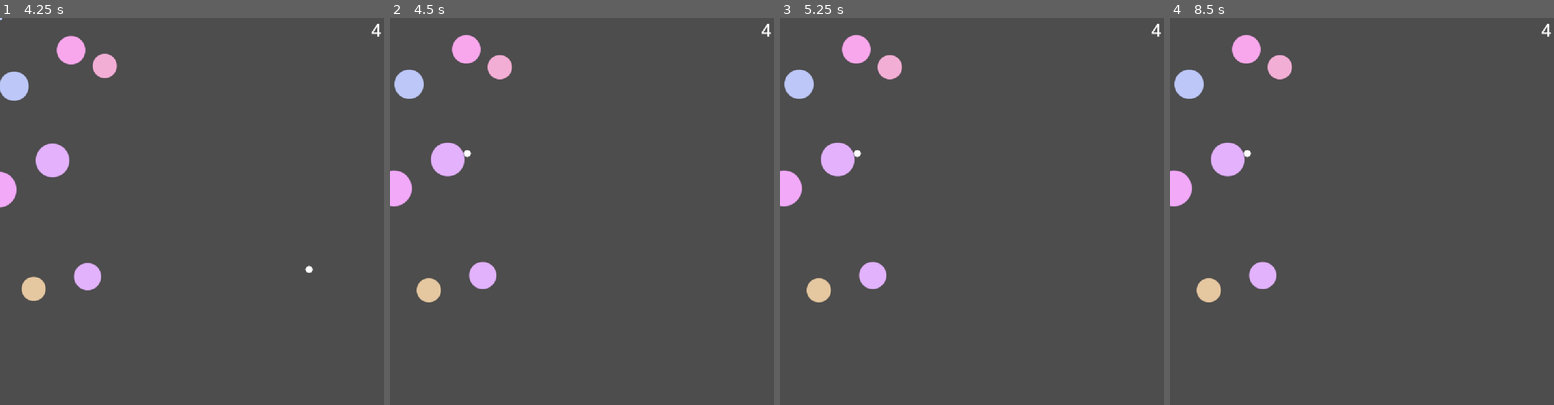
Above: before the commit, frames 1-4 (left to right).
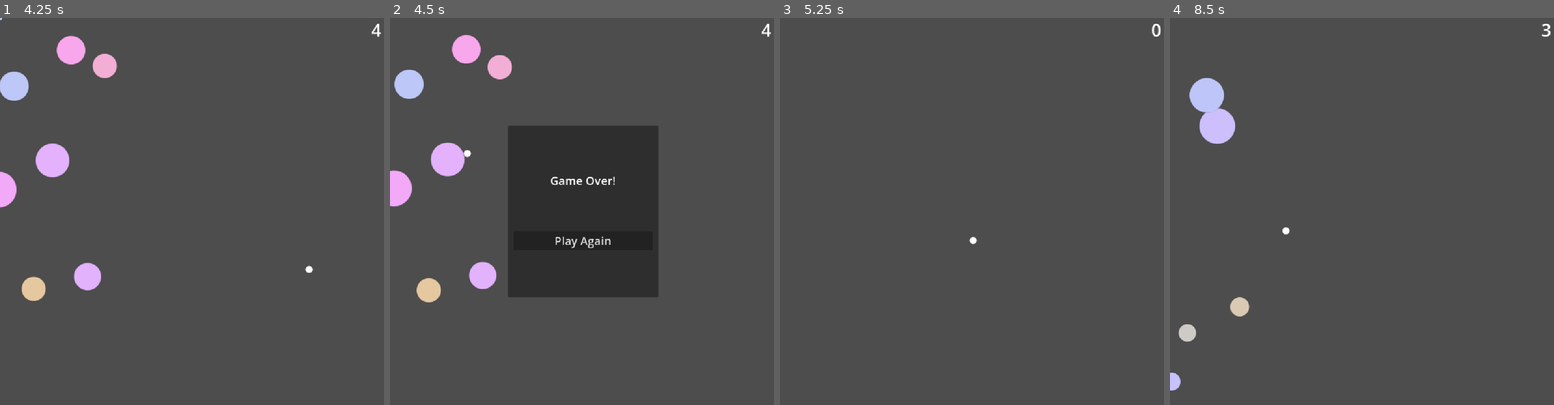
Above: after the commit, the same moments.

Repository: SmallConfusion/Ball-Game-Com
Game: Godot game, scene res://game.tscn
Same seed, same stepped clock (60 frames per second), same inputs: the game is played once before the commit and once after it.
Inputs (mouse positions are in pixels of both pictures, inside the frame that each line leads up to):
- Up to frame 1 (4.25 s): tap Enter at 0.5 s; move the mouse to (276, 192) at 0.52 s; move the mouse to (115, 230) at 1.27 s; move the mouse to (230, 126) at 2.02 s; move the mouse to (172, 288) at 2.77 s; move the mouse to (311, 269) at 3.52 s
- Up to frame 2 (4.5 s): move the mouse to (466, 153) at 4.27 s
- Up to frame 3 (5.25 s): click (972, 242) at 5 s, where only the run after the commit has a clickable "Play Again"
- Up to frame 4 (8.5 s): tap Space at 5.75 s; move the mouse to (1381, 211) at 5.77 s; move the mouse to (1304, 114) at 6.52 s; move the mouse to (1446, 192) at 7.27 s; move the mouse to (1285, 230) at 8.02 s

Frame 1 is identical in both runs. In frame 2, 17% of the frame differs, in the area x 30-70%, y 27-73%; in frame 3, 3.2%; in frame 4, 4.7%.

Commit message:
Bug fixes

Diff:
--- a/circle/circle.tscn
+++ b/circle/circle.tscn
@@ -8,6 +8,7 @@
 radius = 500.0
 
 [node name="Circle" type="Area2D"]
+collision_mask = 0
 script = ExtResource("1_whlr7")
 
 [node name="Sprite2D" type="Sprite2D" parent="."]
--- a/game.tscn
+++ b/game.tscn
@@ -25,6 +25,7 @@
 autostart = true
 
 [node name="CanvasLayer" type="CanvasLayer" parent="."]
+process_mode = 3
 
 [node name="ScoreLabel" type="Label" parent="CanvasLayer"]
 anchors_preset = 1
@@ -37,7 +38,53 @@
 theme_override_font_sizes/font_size = 48
 horizontal_alignment = 2
 
+[node name="EndMenu" type="PanelContainer" parent="CanvasLayer"]
+unique_name_in_owner = true
+anchors_preset = -1
+anchor_left = 0.30555555
+anchor_top = 0.2777778
+anchor_right = 0.6944444
+anchor_bottom = 0.7222222
+grow_horizontal = 2
+grow_vertical = 2
+metadata/_edit_use_anchors_ = true
+
+[node name="MarginContainer" type="MarginContainer" parent="CanvasLayer/EndMenu"]
+layout_mode = 2
+theme_override_constants/margin_left = 16
+theme_override_constants/margin_top = 16
+theme_override_constants/margin_right = 16
+theme_override_constants/margin_bottom = 16
+
+[node name="VBoxContainer" type="VBoxContainer" parent="CanvasLayer/EndMenu/MarginContainer"]
+layout_mode = 2
+
+[node name="Control" type="Control" parent="CanvasLayer/EndMenu/MarginContainer/VBoxContainer"]
+layout_mode = 2
+size_flags_vertical = 3
+
+[node name="Label" type="Label" parent="CanvasLayer/EndMenu/MarginContainer/VBoxContainer"]
+layout_mode = 2
+theme_override_font_sizes/font_size = 32
+text = "Game Over!"
+horizontal_alignment = 1
+vertical_alignment = 1
+
+[node name="Control3" type="Control" parent="CanvasLayer/EndMenu/MarginContainer/VBoxContainer"]
+layout_mode = 2
+size_flags_vertical = 3
+
+[node name="RestartButton" type="Button" parent="CanvasLayer/EndMenu/MarginContainer/VBoxContainer"]
+layout_mode = 2
+theme_override_font_sizes/font_size = 32
+text = "Play Again"
+
+[node name="Control2" type="Control" parent="CanvasLayer/EndMenu/MarginContainer/VBoxContainer"]
+layout_mode = 2
+size_flags_vertical = 3
+
 [node name="Ship" type="Area2D" parent="."]
+collision_layer = 0
 script = ExtResource("2_feb5d")
 
 [node name="Circle" type="Sprite2D" parent="Ship"]
@@ -49,3 +96,4 @@
 
 [node name="Camera2D" type="Camera2D" parent="."]
 offset = Vector2(540, 540)
+process_callback = 0
--- a/ship.gd
+++ b/ship.gd
@@ -1,14 +1,32 @@
 class_name Ship
 extends Area2D
 
+@onready var end_menu: PanelContainer = %EndMenu
+@onready var restart_button: Button = $"../CanvasLayer/EndMenu/MarginContainer/VBoxContainer/RestartButton"
 
 func _ready() -> void:
 	Input.mouse_mode = Input.MOUSE_MODE_HIDDEN
 	area_entered.connect(func(_x): _died())
+	end_menu.visible = false
+	restart_button.pressed.connect(func():
+		get_tree().paused = false
+		get_tree().reload_current_scene()
+	)
+
+	position = get_global_mouse_position()
+	reset_physics_interpolation()
 
 func _physics_process(_delta: float) -> void:
+	var old_position := position
 	position = get_global_mouse_position()
+	var ray_param := PhysicsRayQueryParameters2D.create(old_position, position)
+	ray_param.collide_with_areas = true
+	var collisions := get_world_2d().direct_space_state.intersect_ray(ray_param)
+
+	if not collisions.is_empty():
+		_died()
 
 func _died() -> void:
 	Input.mouse_mode = Input.MOUSE_MODE_VISIBLE
 	get_tree().paused = true
+	end_menu.visible = true
